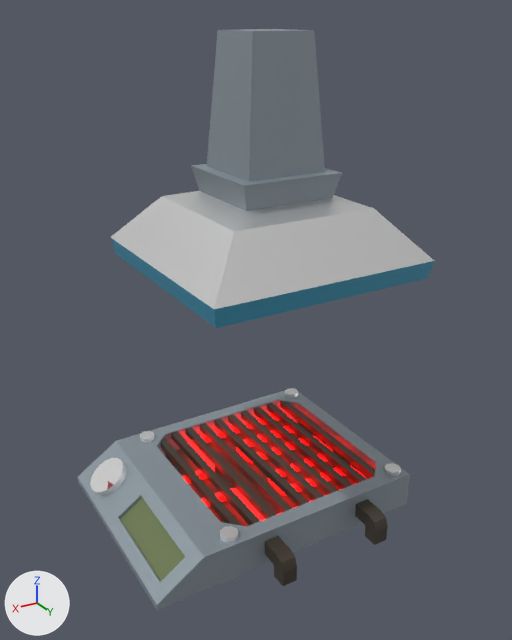
Before and after pictures for a commit that changed the FBX model Assets/_/_ART/_3D/3DModels/Workstation/3D_workstation_Grill.fbx.
Before and after are seen from a 50 mm lens placed at (-1.47, 7.14, 4.37), pointed at (-4.38, 2.29, 1.94). Every picture has the same lights, and +X, +Y and +Z are marked at lower left. Where no turn or scale is listed for an object, it has been applied to the vertices. Vertices at the same position are counted once.

Names of what the first picture shows: '3D_workstation_Grill_Buton', '3D_workstation_Grill_plate'.
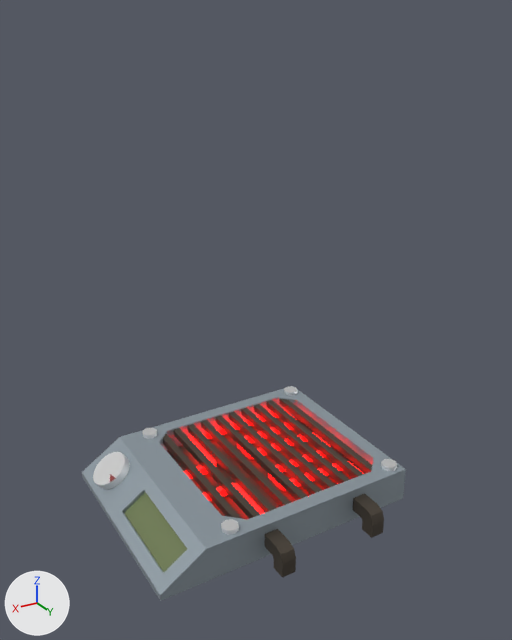
Where the newer file only moved an object's origin or applied its transform, the numbers keep the older frame.

Patch to the scene script:
```diff
--- a/Assets/_/_ART/_3D/3DModels/Workstation/3D_workstation_Grill.fbx.py
+++ b/Assets/_/_ART/_3D/3DModels/Workstation/3D_workstation_Grill.fbx.py
@@ me_cube_006 @@
 me_cube_006.from_pydata(...)  # 33 vertices, 19 faces; spans x -0.198..0.195, y -0.196..0.191, z -0.161..0.158
+# me_cube_006 part 20: the whole mesh is scaled about its middle by 0.972, then moved by (-0.029, 0.0, 0.066)
 me_cube_006.materials.append(mat_mat_workstation_chrome)
@@ me_cube_009 @@
 me_cube_009.from_pydata(...)  # 538 vertices, 388 faces; spans x -1.1..1.56, y 0.0..4.26, z -1.29..1.05
 # used by ob_3d_workstation_grill_plate; location = (-4.57, 2.05, 0.0); rotation_euler = (1.571, 0.0, 0.0), in degrees (90, 0, 0)
+# me_cube_009 part 1: the loose piece of 42 vertices spanning x -1.07..1.56, y 0.0..0.35, z -1.0..1.0 is turned 180 degrees about the y axis through its middle, then moved by (1.07, 0.0, 1.0)
+# me_cube_009 part 2: the loose piece of 16 vertices spanning x 0.76..0.91, y 0.23..0.38, z 0.79..0.95 is moved by (-0.11, 0.0, 1.0)
+# me_cube_009 part 3: the loose piece of 16 vertices spanning x 0.76..0.91, y 0.23..0.38, z -0.96..-0.8 is moved by (-0.11, 0.0, 1.0)
+# me_cube_009 part 4: the loose piece of 16 vertices spanning x -1.03..-0.87, y 0.23..0.38, z 0.79..0.95 is moved by (3.47, 0.0, 1.0)
+# me_cube_009 part 5: the loose piece of 16 vertices spanning x -1.03..-0.87, y 0.23..0.38, z -0.96..-0.8 is moved by (3.47, 0.0, 1.0)
+# me_cube_009 part 6: the loose piece of 8 vertices spanning x 0.67..0.74, y 0.27..0.34, z -0.91..0.87 is turned 180 degrees about the y axis through its middle, then moved by (0.16, 0.0, 1.04)
+# me_cube_009 part 7: the loose piece of 8 vertices spanning x 0.5..0.57, y 0.27..0.34, z -0.91..0.87 is turned 180 degrees about the y axis through its middle, then moved by (0.49, 0.0, 1.04)
+# me_cube_009 part 8: the loose piece of 8 vertices spanning x 0.34..0.41, y 0.27..0.34, z -0.91..0.87 is turned 180 degrees about the y axis through its middle, then moved by (0.82, 0.0, 1.04)
+# me_cube_009 part 9: the loose piece of 8 vertices spanning x 0.17..0.24, y 0.27..0.34, z -0.91..0.87 is turned 180 degrees about the y axis through its middle, then moved by (1.15, 0.0, 1.04)
+# me_cube_009 part 10: the loose piece of 8 vertices spanning x -0.01..0.06, y 0.27..0.34, z -0.91..0.87 is turned 180 degrees about the y axis through its middle, then moved by (1.51, 0.0, 1.04)
+# me_cube_009 part 11: the loose piece of 8 vertices spanning x -0.17..-0.1, y 0.27..0.34, z -0.91..0.87 is turned 180 degrees about the y axis through its middle, then moved by (1.84, 0.0, 1.04)
+# me_cube_009 part 12: the loose piece of 8 vertices spanning x -0.34..-0.27, y 0.27..0.34, z -0.91..0.87 is turned 180 degrees about the y axis through its middle, then moved by (2.17, 0.0, 1.04)
+# me_cube_009 part 13: the loose piece of 8 vertices spanning x -0.5..-0.43, y 0.27..0.34, z -0.91..0.87 is turned 180 degrees about the y axis through its middle, then moved by (2.5, 0.0, 1.04)
+# me_cube_009 part 14: the loose piece of 8 vertices spanning x -0.67..-0.6, y 0.27..0.34, z -0.91..0.87 is turned 180 degrees about the y axis through its middle, then moved by (2.84, 0.0, 1.04)
+# me_cube_009 part 15: the loose piece of 8 vertices spanning x -0.84..-0.77, y 0.27..0.34, z -0.91..0.87 is turned 180 degrees about the y axis through its middle, then moved by (3.17, 0.0, 1.04)
+# me_cube_009 part 16: the loose piece of 28 vertices spanning x 0.42..0.56, y 0.0..0.26, z -1.29..-1.0 is turned 180 degrees about the y axis through its middle, then moved by (0.58, 0.0, 3.28)
+# me_cube_009 part 17: the loose piece of 28 vertices spanning x -0.56..-0.42, y 0.0..0.26, z -1.29..-1.0 is turned -180 degrees about the y axis through its middle, then moved by (2.54, 0.0, 3.28)
+# me_cube_009 part 18: the loose piece of 268 vertices spanning x -0.79..0.79, y 0.16..0.23, z -0.78..0.8 is turned 180 degrees about the y axis through its middle, then moved by (1.56, 0.0, 0.98)
+# me_cube_009 part 19: the loose piece of 28 vertices spanning x -1.1..0.99, y 2.32..4.26, z -1.0..1.05 is deleted
 me_cube_009.materials.append(mat_mat_workstation_chrome)
-me_cube_009.materials.append(mat_mat_workstation_bleu)  # cyan #368caa
 me_cube_009.materials.append(mat_mat_workstation_gris)
@@ ob_3d_workstation_grill_plate @@
 ob_3d_workstation_grill_plate = bpy.data.objects.new('3D_workstation_Grill_plate', me_cube_009)
-ob_3d_workstation_grill_plate.location = (-4.57, 2.05, 0.0)
-ob_3d_workstation_grill_plate.rotation_euler = (1.571, 0.0, 0.0)  # degrees (90, 0, 0)
+ob_3d_workstation_grill_plate.location = (-3.05, 1.08, 0.06)
+ob_3d_workstation_grill_plate.rotation_euler = (1.571, 0.0, -3.142)  # degrees (90, 0, -180)
+ob_3d_workstation_grill_plate.scale = (0.972, 0.972, 0.972)
```

Where the change shows, as pixel boxes (x1, y1, x2, y2) in the pictures (512 x 640 px; the box of a moved part takes in the faces that stretch with it):
'3D_workstation_Grill_plate', reshaped, moved, turned, rescaled
    before: (78, 29, 434, 611)
    after: (82, 386, 406, 601)
'3D_workstation_Grill_Buton', mesh rescaled
    before: (90, 458, 127, 496)
    after: (93, 452, 130, 490)
part 1 of me_cube_009, moved or reshaped
    before: (78, 388, 410, 611)
    after: (82, 386, 406, 601)
part 2 of me_cube_009, moved or reshaped
    before: (140, 431, 154, 442)
    after: (221, 519, 239, 535)
part 3 of me_cube_009, moved or reshaped
    before: (220, 526, 238, 542)
    after: (143, 428, 157, 439)
part 4 of me_cube_009, moved or reshaped
    before: (285, 388, 298, 398)
    after: (381, 459, 397, 471)
part 5 of me_cube_009, moved or reshaped
    before: (384, 463, 401, 476)
    after: (284, 386, 297, 396)
part 6 of me_cube_009, moved or reshaped
    before: (160, 437, 242, 526)
    after: (163, 434, 243, 519)
part 7 of me_cube_009, moved or reshaped
    before: (171, 431, 260, 525)
    after: (174, 428, 260, 519)
part 8 of me_cube_009, moved or reshaped
    before: (186, 427, 276, 519)
    after: (187, 424, 276, 512)
part 9 of me_cube_009, moved or reshaped
    before: (200, 423, 292, 513)
    after: (201, 420, 291, 507)
part 10 of me_cube_009, moved or reshaped
    before: (214, 419, 308, 506)
    after: (216, 416, 307, 500)
part 11 of me_cube_009, moved or reshaped
    before: (228, 414, 323, 500)
    after: (229, 412, 322, 495)
part 12 of me_cube_009, moved or reshaped
    before: (241, 410, 338, 495)
    after: (241, 408, 336, 489)
part 13 of me_cube_009, moved or reshaped
    before: (254, 407, 352, 489)
    after: (254, 404, 350, 484)
part 14 of me_cube_009, moved or reshaped
    before: (267, 403, 366, 483)
    after: (267, 400, 363, 478)
part 15 of me_cube_009, moved or reshaped
    before: (280, 401, 375, 478)
    after: (279, 399, 372, 473)
part 16 of me_cube_009, moved or reshaped
    before: (265, 536, 297, 586)
    after: (264, 529, 296, 577)
part 17 of me_cube_009, moved or reshaped
    before: (355, 499, 388, 545)
    after: (353, 494, 384, 538)
part 18 of me_cube_009, moved or reshaped
    before: (182, 412, 367, 521)
    after: (184, 411, 364, 514)
part 19 of me_cube_009, deleted
    before: (110, 29, 434, 328)
